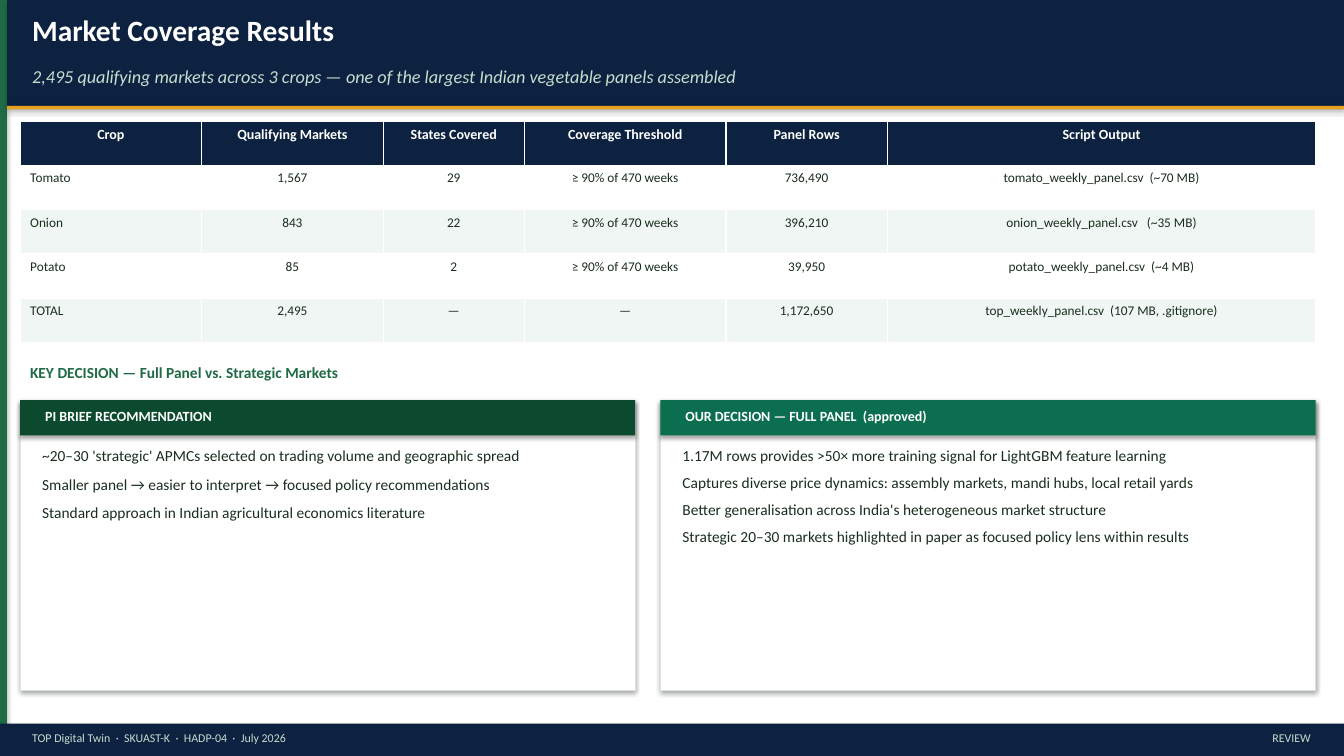
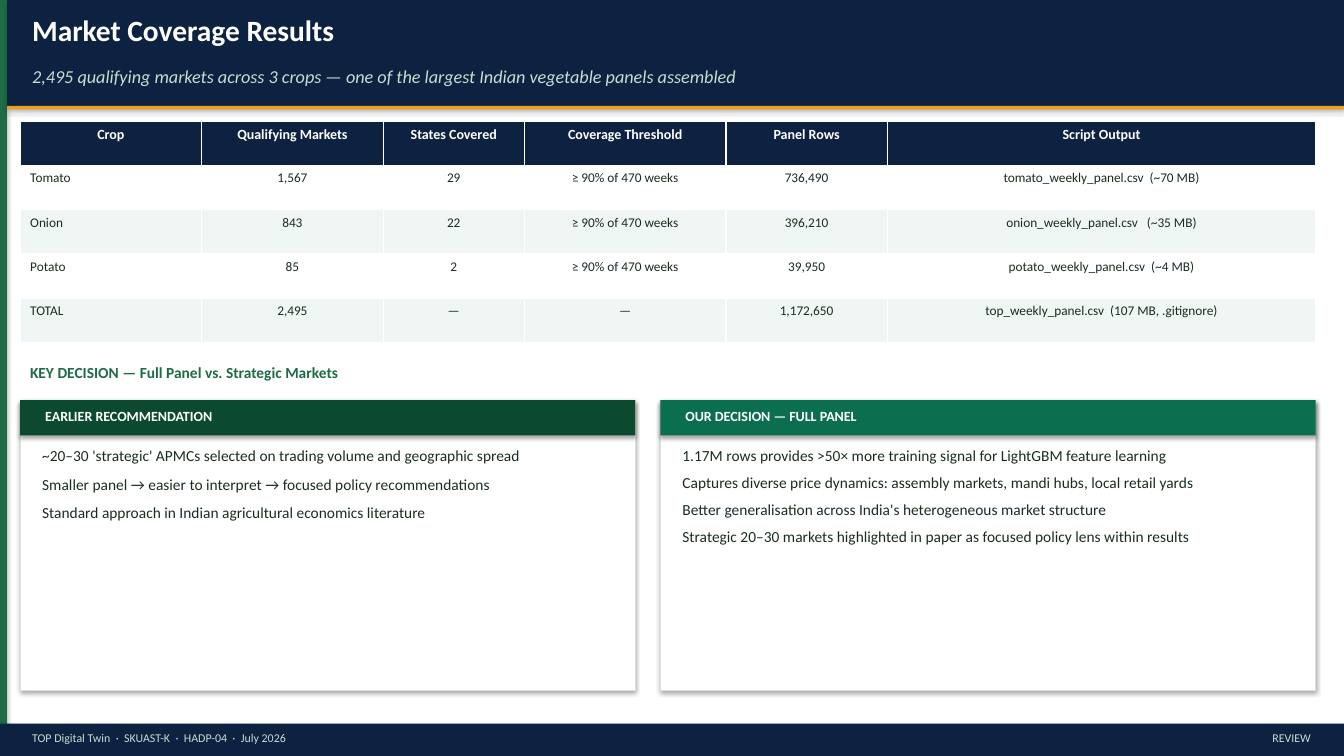
Before and after one commit to masroor01/TOP-Digital-Twin, a slide deck: slide 6 of TOP_Digital_Twin_PI_Review_Final.pptx. Drawn at 1344x756 pixels with LibreOffice and Linux fonts; fonts in the diff are those of the drawing. Boxes give left, top, right and bottom in pixels: in the first picture for what was removed or moved away, otherwise in the second. Text is boxed around its words. In the diff, an @@ line names an element or a change of style, - is before the commit and + after.

```diff
--- a/TOP_Digital_Twin_PI_Review_Final.pptx
+++ b/TOP_Digital_Twin_PI_Review_Final.pptx
@@ text at [45, 412, 213, 421]: text changed @@
-PI BRIEF RECOMMENDATION
+EARLIER RECOMMENDATION
@@ text at [685, 412, 857, 421]: text changed @@
-OUR DECISION — FULL PANEL (approved)
+OUR DECISION — FULL PANEL
```
Also in this commit, not shown: 29 other files.
